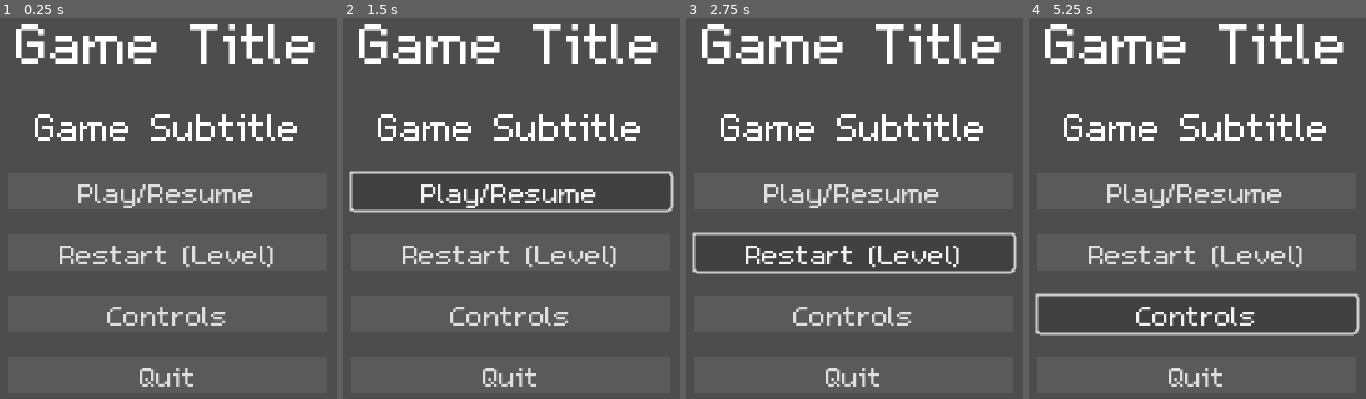
Above: before the commit, frames 1-4 (left to right).
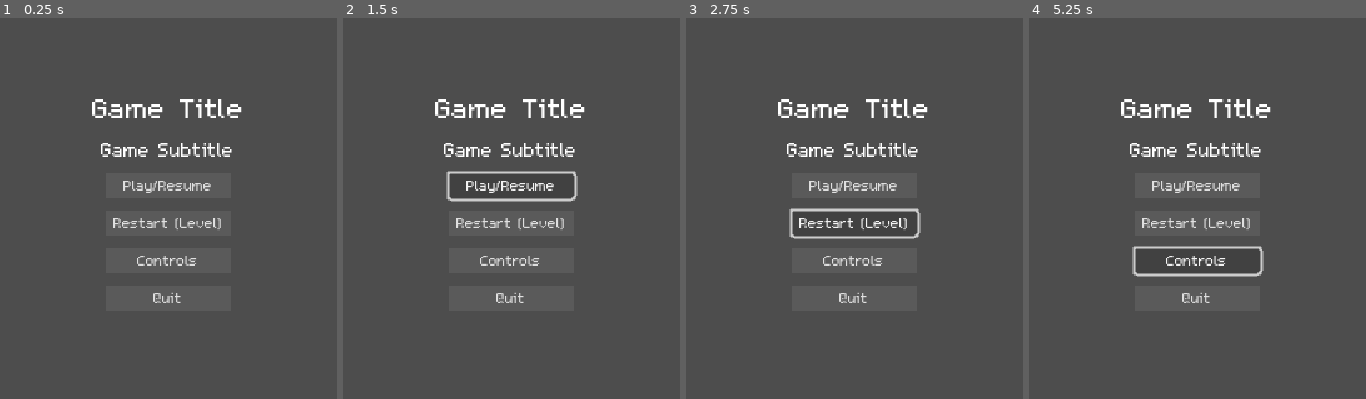
Above: after the commit, the same moments.

Repository: Splashy-Inc/2d-game-template
Game: Godot game, scene res://SCENES/GUI/main_menu.tscn
Same seed, same stepped clock (60 frames per second), same inputs: the game is played once before the commit and once after it. The project has no main scene, so this scene is started directly.
Inputs:
- Up to frame 1 (0.25 s): no input
- Up to frame 2 (1.5 s): click "Play/Resume" at 0.5 s; click "Play/Resume" at 1.25 s
- Up to frame 3 (2.75 s): click "Restart (Level)" at 2 s
- Up to frame 4 (5.25 s): click "Restart (Level)" at 2.75 s; click "Restart (Level)" at 3.5 s; click "Play/Resume" at 4.25 s; click "Controls" at 5 s

The runs differ from the first frame. In frame 1, 11% of the frame differs, in the area x 4-94%, y 1-97%; in frame 2, 13%; in frame 3, 15%; in frame 4, 16%, in the area x 1-99%, y 1-97%.

Commit message:
Resize UI screens

Diff:
--- a/SCENES/GUI/hud.tscn
+++ b/SCENES/GUI/hud.tscn
@@ -18,8 +18,8 @@
 
 [node name="MenuBackGround" type="ColorRect" parent="MenuScreens"]
 layout_mode = 0
-offset_right = 1920.0
-offset_bottom = 1080.0
+offset_right = 640.0
+offset_bottom = 360.0
 color = Color(0, 0, 0, 0.662745)
 
 [node name="MainMenu" parent="MenuScreens" instance=ExtResource("4_f58rm")]
--- a/SCENES/GUI/loss_screen.tscn
+++ b/SCENES/GUI/loss_screen.tscn
@@ -4,22 +4,22 @@
 [ext_resource type="StyleBox" uid="uid://1mss4twkxib3" path="res://button_box.tres" id="1_kt3cy"]
 
 [node name="LossScreen" type="Control"]
+custom_minimum_size = Vector2(640, 360)
 layout_mode = 3
 anchors_preset = 0
-offset_right = 1920.0
-offset_bottom = 1080.0
 script = ExtResource("1_ig5wj")
 
 [node name="MenuContent" type="VBoxContainer" parent="."]
+custom_minimum_size = Vector2(640, 360)
 layout_mode = 0
-offset_right = 1920.0
-offset_bottom = 1080.0
+offset_right = 255.0
+offset_bottom = 204.0
 theme_override_constants/separation = 20
 alignment = 1
 
 [node name="Title" type="Label" parent="MenuContent"]
 layout_mode = 2
-theme_override_font_sizes/font_size = 72
+theme_override_font_sizes/font_size = 36
 text = "You lose..."
 horizontal_alignment = 1
 
@@ -29,21 +29,23 @@
 theme_override_constants/separation = 20
 
 [node name="MainMenuButton" type="Button" parent="MenuContent/MenuButtons"]
+custom_minimum_size = Vector2(100, 20)
 layout_mode = 2
-theme_override_font_sizes/font_size = 36
+theme_override_font_sizes/font_size = 18
 theme_override_styles/normal = ExtResource("1_kt3cy")
 text = "Main Menu"
 
 [node name="RestartButton" type="Button" parent="MenuContent/MenuButtons"]
-custom_minimum_size = Vector2(255, 0)
+custom_minimum_size = Vector2(100, 20)
 layout_mode = 2
-theme_override_font_sizes/font_size = 36
+theme_override_font_sizes/font_size = 18
 theme_override_styles/normal = ExtResource("1_kt3cy")
 text = "Restart Level"
 
 [node name="QuitButton" type="Button" parent="MenuContent/MenuButtons"]
+custom_minimum_size = Vector2(100, 20)
 layout_mode = 2
-theme_override_font_sizes/font_size = 36
+theme_override_font_sizes/font_size = 18
 theme_override_styles/normal = ExtResource("1_kt3cy")
 text = "Quit"
 
--- a/SCENES/GUI/main_menu.tscn
+++ b/SCENES/GUI/main_menu.tscn
@@ -14,49 +14,56 @@
 layout_mode = 0
 offset_right = 342.0
 offset_bottom = 311.0
-theme_override_constants/separation = 20
+theme_override_constants/separation = 10
 alignment = 1
 
 [node name="Title" type="Label" parent="MenuContent"]
 layout_mode = 2
-theme_override_font_sizes/font_size = 72
+theme_override_font_sizes/font_size = 36
 text = "Game Title
 "
 horizontal_alignment = 1
 
 [node name="Subtitle" type="Label" parent="MenuContent"]
 layout_mode = 2
-theme_override_font_sizes/font_size = 48
+theme_override_font_sizes/font_size = 24
 text = "Game Subtitle"
 horizontal_alignment = 1
 
 [node name="MenuButtons" type="VBoxContainer" parent="MenuContent"]
 layout_mode = 2
 size_flags_horizontal = 4
-theme_override_constants/separation = 20
+theme_override_constants/separation = 10
 
 [node name="PlayButton" type="Button" parent="MenuContent/MenuButtons"]
+custom_minimum_size = Vector2(100, 20)
 layout_mode = 2
-theme_override_font_sizes/font_size = 36
+size_flags_horizontal = 0
+theme_override_font_sizes/font_size = 18
 theme_override_styles/normal = ExtResource("2_y3ir5")
 text = "Play/Resume"
 
 [node name="RestartButton" type="Button" parent="MenuContent/MenuButtons"]
-custom_minimum_size = Vector2(255, 0)
+custom_minimum_size = Vector2(100, 20)
 layout_mode = 2
-theme_override_font_sizes/font_size = 36
+size_flags_horizontal = 0
+theme_override_font_sizes/font_size = 18
 theme_override_styles/normal = ExtResource("2_y3ir5")
 text = "Restart (Level)"
 
 [node name="ControlsButton" type="Button" parent="MenuContent/MenuButtons"]
+custom_minimum_size = Vector2(100, 20)
 layout_mode = 2
-theme_override_font_sizes/font_size = 36
+size_flags_horizontal = 0
+theme_override_font_sizes/font_size = 18
 theme_override_styles/normal = ExtResource("2_y3ir5")
 text = "Controls"
 
 [node name="QuitButton" type="Button" parent="MenuContent/MenuButtons"]
+custom_minimum_size = Vector2(100, 20)
 layout_mode = 2
-theme_override_font_sizes/font_size = 36
+size_flags_horizontal = 0
+theme_override_font_sizes/font_size = 18
 theme_override_styles/normal = ExtResource("2_y3ir5")
 text = "Quit"
 
--- a/SCENES/GUI/tutorial_win_screen.tscn
+++ /dev/null
@@ -1,75 +0,0 @@
-[gd_scene load_steps=3 format=3 uid="uid://bxb7w2wx2e4x7"]
-
-[ext_resource type="StyleBox" uid="uid://1mss4twkxib3" path="res://button_box.tres" id="2_v7xg8"]
-
-[sub_resource type="GDScript" id="GDScript_k2g7k"]
-script/source = "extends Control
-
-signal button_pressed
-
-# Called when the node enters the scene tree for the first time.
-func _ready():
-	pass # Replace with function body.
-
-# Called every frame. 'delta' is the elapsed time since the previous frame.
-func _process(delta):
-	pass
-
-func _on_main_menu_button_pressed():
-	button_pressed.emit(\"Main menu\")
-
-func _on_next_level_button_pressed():
-	button_pressed.emit(\"Next Level\")
-
-func _on_enemies_button_pressed():
-	button_pressed.emit(\"100 Enemies\")
-"
-
-[node name="TutorialWinScreen" type="Control"]
-layout_mode = 3
-anchors_preset = 0
-offset_right = 1920.0
-offset_bottom = 1080.0
-script = SubResource("GDScript_k2g7k")
-
-[node name="MenuContent" type="VBoxContainer" parent="."]
-layout_mode = 0
-offset_right = 1920.0
-offset_bottom = 1080.0
-theme_override_constants/separation = 20
-alignment = 1
-
-[node name="Title" type="Label" parent="MenuContent"]
-layout_mode = 2
-theme_override_font_sizes/font_size = 72
-text = "Tutorial complete!"
-horizontal_alignment = 1
-
-[node name="MenuButtons" type="VBoxContainer" parent="MenuContent"]
-layout_mode = 2
-size_flags_horizontal = 4
-theme_override_constants/separation = 20
-
-[node name="MainMenuButton" type="Button" parent="MenuContent/MenuButtons"]
-layout_mode = 2
-theme_override_font_sizes/font_size = 36
-theme_override_styles/normal = ExtResource("2_v7xg8")
-text = "Main Menu"
-
-[node name="NextLevelButton" type="Button" parent="MenuContent/MenuButtons"]
-custom_minimum_size = Vector2(255, 0)
-layout_mode = 2
-theme_override_font_sizes/font_size = 36
-theme_override_styles/normal = ExtResource("2_v7xg8")
-text = "Next Level"
-
-[node name="100EnemiesButton" type="Button" parent="MenuContent/MenuButtons"]
-custom_minimum_size = Vector2(334, 0)
-layout_mode = 2
-theme_override_font_sizes/font_size = 36
-theme_override_styles/normal = ExtResource("2_v7xg8")
-text = "Fight 100 Enemies"
-
-[connection signal="pressed" from="MenuContent/MenuButtons/MainMenuButton" to="." method="_on_main_menu_button_pressed"]
-[connection signal="pressed" from="MenuContent/MenuButtons/NextLevelButton" to="." method="_on_next_level_button_pressed"]
-[connection signal="pressed" from="MenuContent/MenuButtons/100EnemiesButton" to="." method="_on_enemies_button_pressed"]
--- a/SCENES/GUI/win_screen.tscn
+++ b/SCENES/GUI/win_screen.tscn
@@ -19,7 +19,7 @@
 
 [node name="Title" type="Label" parent="MenuContent"]
 layout_mode = 2
-theme_override_font_sizes/font_size = 72
+theme_override_font_sizes/font_size = 36
 text = "You win!"
 horizontal_alignment = 1
 
@@ -29,21 +29,23 @@
 theme_override_constants/separation = 20
 
 [node name="MainMenuButton" type="Button" parent="MenuContent/MenuButtons"]
+custom_minimum_size = Vector2(100, 20)
 layout_mode = 2
-theme_override_font_sizes/font_size = 36
+theme_override_font_sizes/font_size = 18
 theme_override_styles/normal = ExtResource("1_mm3s4")
 text = "Main Menu"
 
 [node name="RestartButton" type="Button" parent="MenuContent/MenuButtons"]
-custom_minimum_size = Vector2(255, 0)
+custom_minimum_size = Vector2(100, 20)
 layout_mode = 2
-theme_override_font_sizes/font_size = 36
+theme_override_font_sizes/font_size = 18
 theme_override_styles/normal = ExtResource("1_mm3s4")
 text = "Restart Level"
 
 [node name="QuitButton" type="Button" parent="MenuContent/MenuButtons"]
+custom_minimum_size = Vector2(100, 20)
 layout_mode = 2
-theme_override_font_sizes/font_size = 36
+theme_override_font_sizes/font_size = 18
 theme_override_styles/normal = ExtResource("1_mm3s4")
 text = "Quit"
 
